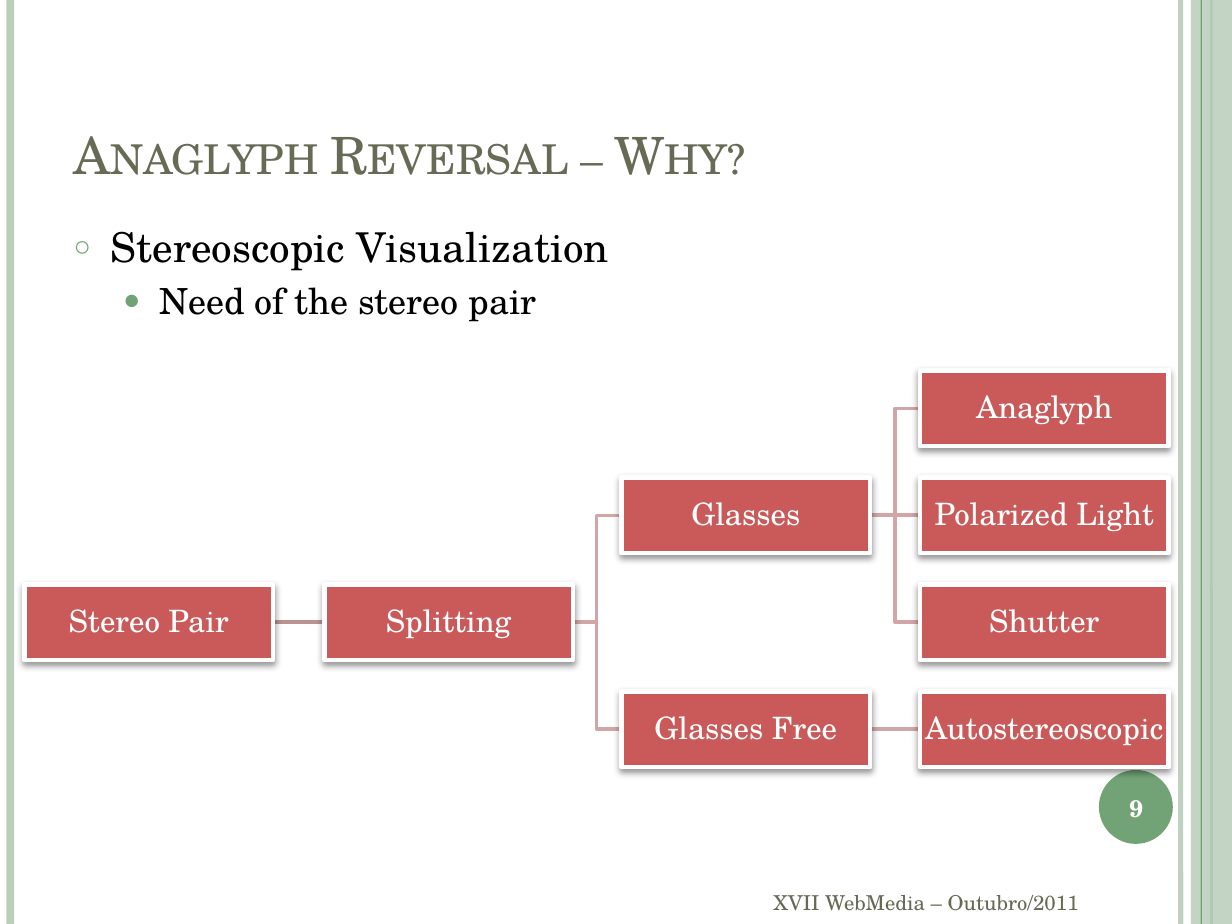
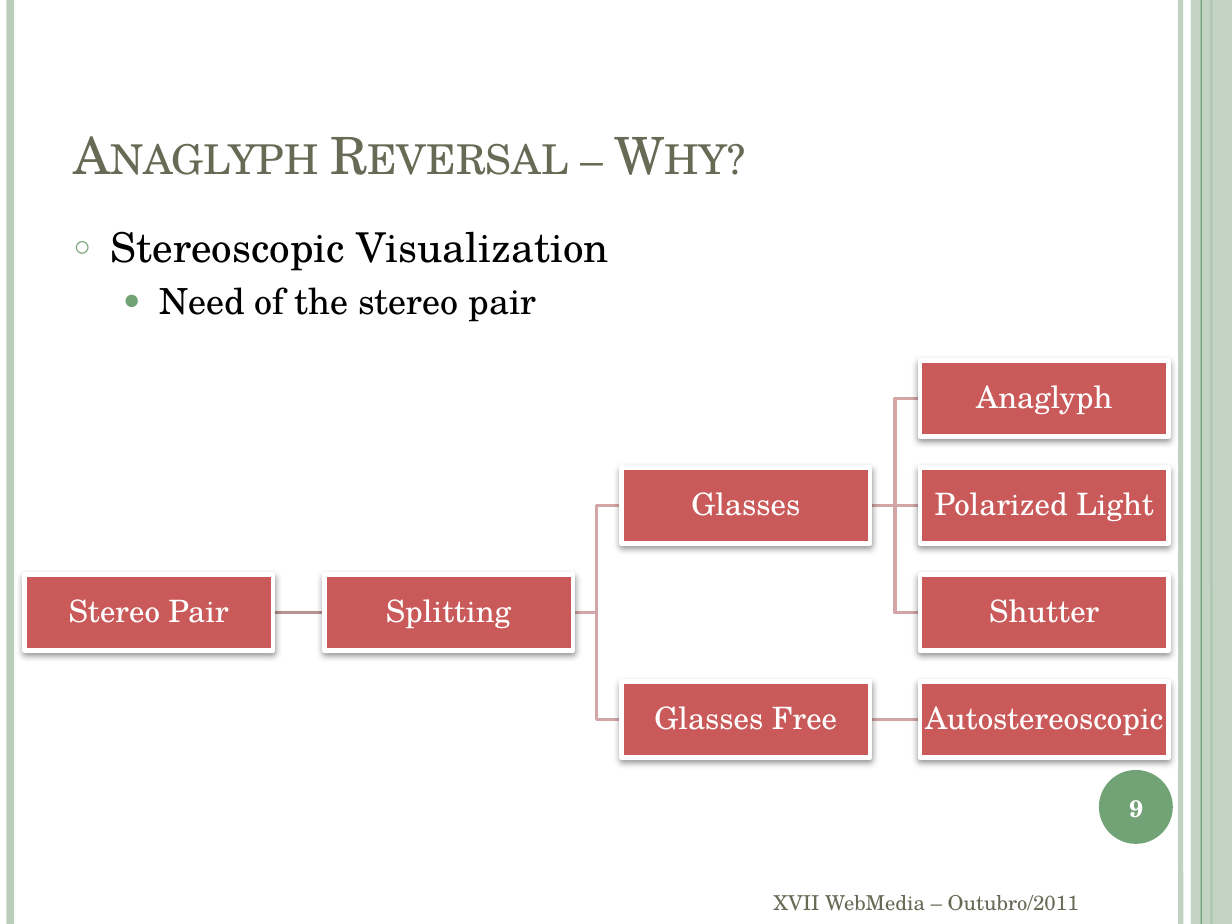
Before and after one commit to andrecurvello/tests-zingarelli, a slide deck: slide 9 of 1-Meus-Artigos/WebMedia11/apresentação.pptx. Drawn at 1232x924 pixels with LibreOffice and Linux fonts; fonts in the diff are those of the drawing. Boxes give left, top, right and bottom in pixels: in the first picture for what was removed or moved away, otherwise in the second. Text is boxed around its words. In the diff, an @@ line names an element or a change of style, - is before the commit and + after.

```diff
--- a/1-Meus-Artigos/WebMedia11/apresentação.pptx
+++ b/1-Meus-Artigos/WebMedia11/apresentação.pptx
@@ 8 texts, 8 rectangles, 7 freeform shapes: place and size @@
-8 texts, 8 rectangles, 7 freeform shapes at (25,371,1169,768)
+8 texts, 8 rectangles, 7 freeform shapes at (25,361,1169,758)
```
Also in this commit, not shown: 22 other slides changed, 2 slides added, 1 slide removed.
